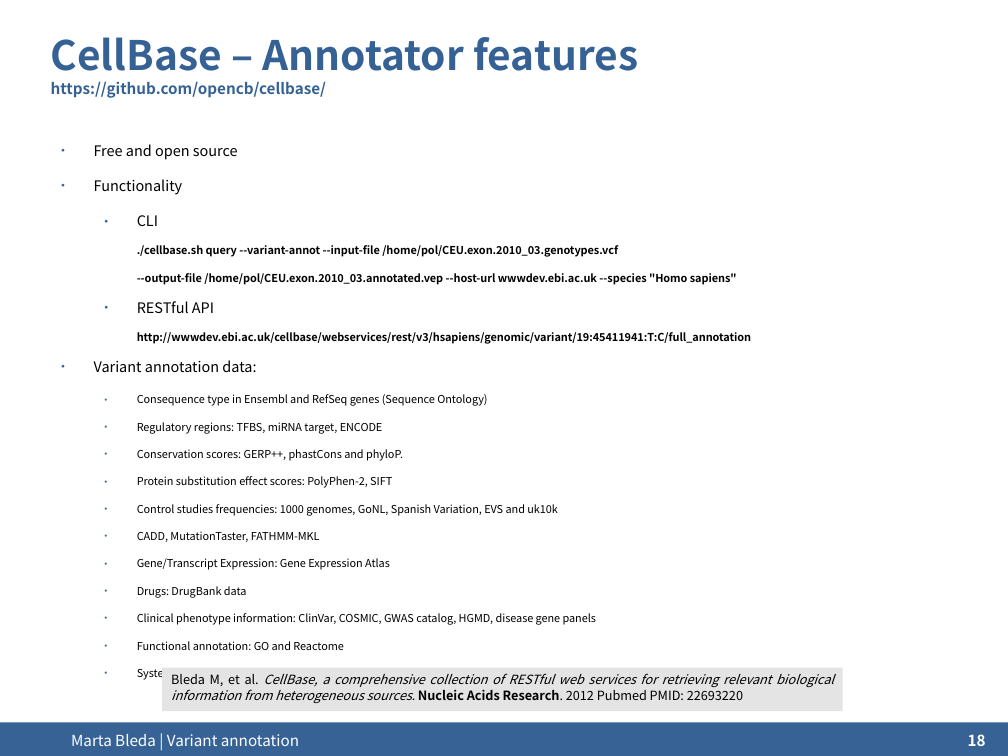
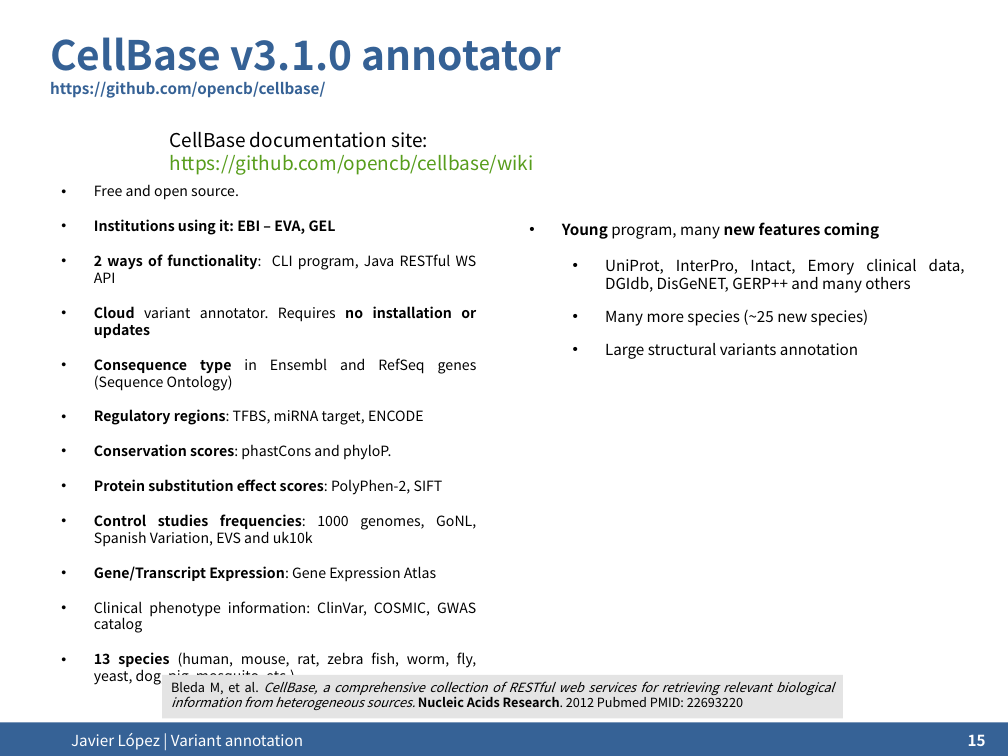
Before and after one commit to ngs-course/ngs-course.github.io, a slide deck: slide 15 of Course_Materials/variant_annotation/presentation/2015-Cambridge_variant_annotation.odp (slide 18 before the commit). Drawn at 1008x756 pixels with LibreOffice and Linux fonts; fonts in the diff are those of the drawing; background and template pictures are left out. Boxes give left, top, right and bottom in pixels: in the first picture for what was removed or moved away, otherwise in the second. Text is boxed around its words. In the diff, an @@ line names an element or a change of style, - is before the commit and + after.

Commit message:
few updates carried out in variant_annotation and visualization presentations

```diff
--- a/Course_Materials/variant_annotation/presentation/2015-Cambridge_variant_annotation.odp
+++ b/Course_Materials/variant_annotation/presentation/2015-Cambridge_variant_annotation.odp
@@ title at box(50, 37, 561, 98): text changed @@
-CellBase – Annotator features
-https://github.com/opencb/cellbase/
+CellBase v3.1.0 annotator
+https://github.com/opencb/cellbase/
@@ text added at box(170, 132, 534, 175), 15 pt, text #579D1C @@
+CellBase documentation site: https://github.com/opencb/cellbase/wiki
@@ text "Free and open source.": place and size @@
-text "Free and open source." at box(94, 144, 751, 681)
+text "Free and open source." at box(94, 184, 477, 685)
@@ text at box(94, 184, 477, 338): text changed; size 8.6 to 11.1 pt @@
-● Free and open source
-● Functionality
-  ● CLI
-  ./cellbase.sh query --variant-annot --input-file /home/pol/CEU.exon.2010_03.genotypes.vcf
-  --output-file /home/pol/CEU.exon.2010_03.annotated.vep --host-url wwwdev.ebi.ac.uk --species "Homo sapiens"
-  ● RESTful API
-  http://wwwdev.ebi.ac.uk/cellbase/webservices/rest/v3/hsapiens/genomic/variant/19:45411941:T:C/full_annotation
-● Variant annotation data:
+• Free and open source.
+• Institutions using it: EBI – EVA, GEL
+• 2 ways of functionality: CLI program, Java RESTful WS API
+• Cloud variant annotator. Requires no installation or updates
@@ text added at box(605, 259, 965, 359), 12 pt, text #000000 @@
+• Young program, many new features coming
+  • UniProt, InterPro, Intact, Emory clinical data, DGIdb, DisGeNET, GERP++ and many others
+  • Many more species (~25 new species)
+  • Large structural variants annotation
@@ text at box(94, 358, 477, 582): size 8.6 to 11.1 pt in "Consequence type in Ensembl and RefSeq genes ...", "Regulatory regions: TFBS, miRNA target, ENCODE", "Protein substitution effect scores: PolyPhen-2, SIFT", "Control studies frequencies: 1000 genomes, GoNL, Spanish ..." and 1 more places; bold on in "Consequence type", "Regulatory regions:", "Protein substitution effect scores:", "Control studies frequencies:" and 1 more places; alignment left to justified; bullet ● to •; list level 2 to 1 in "Consequence type in Ensembl and ..."; list level 2 to 1 in "Regulatory regions: TFBS, miRNA target, ..."; list level 2 to 1 in "Protein substitution effect scores: PolyPhen-2, ..."; list level 2 to 1 in "Control studies frequencies: 1000 genomes, ..."; list level 2 to 1 in "Gene/Transcript Expression: Gene Expression Atlas" @@
@@ text at box(94, 444, 392, 460): text changed; size 8.6 to 11.1 pt @@
-  ● Conservation scores: GERP++, phastCons and phyloP.
+• Conservation scores: phastCons and phyloP.
@@ text at box(137, 531, 320, 542): paragraph removed @@
-  ● CADD, MutationTaster, FATHMM-MKL
@@ text at box(94, 601, 476, 685): text changed; size 8.6 to 11.1 pt @@
-  ● Drugs: DrugBank data
-  ● Clinical phenotype information: ClinVar, COSMIC, GWAS catalog, HGMD, disease gene panels
-  ● Functional annotation: GO and Reactome
-  ● Systems Biology: PPI centrality from IntAct data.
+• Clinical phenotype information: ClinVar, COSMIC, GWAS catalog
+• 13 species (human, mouse, rat, zebra fish, worm, fly, yeast, dog, pig, mosquito, etc.)
@@ rectangle "Bleda M, et al. CellBase, ...": place and size @@
-rectangle "Bleda M, et al. CellBase, ..." at box(162, 668, 842, 712)
+rectangle "Bleda M, et al. CellBase, ..." at box(162, 675, 842, 719)
@@ text at box(71, 733, 303, 750): text changed @@
-Marta Bleda | Variant annotation
+Javier López | Variant annotation
@@ page number at box(968, 734, 986, 746): text changed @@
-18
+15
```
Also in this commit, not shown: 19 other slides changed, 1 slide added, 4 slides removed, 5 other files.
